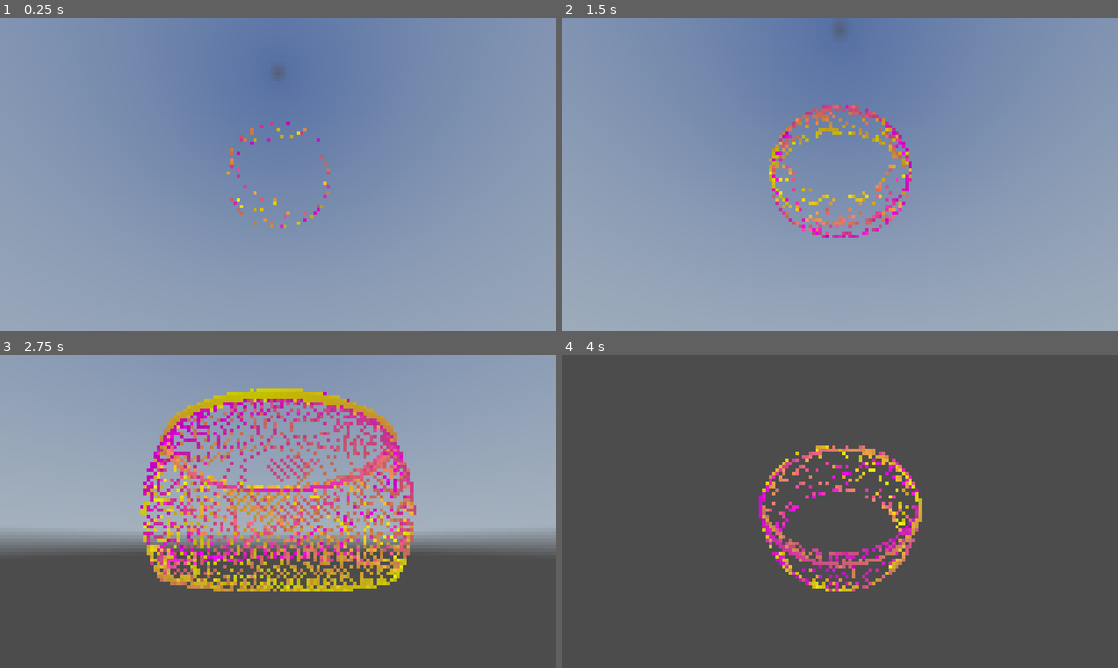
Above: before the commit, frames 1-4 (two rows, left to right).
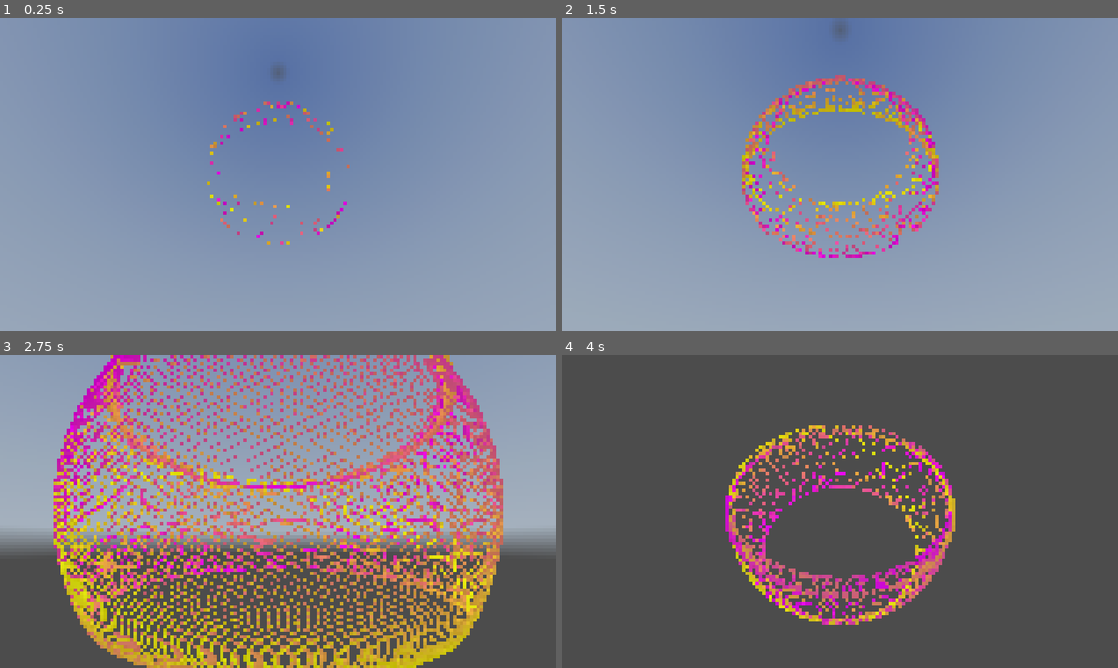
Above: after the commit, the same moments.

Repository: kasworld/gd4orbit_sphere3d
Game: Godot game, scene res://main.tscn
Two runs of this game, one before a commit and one after it. Both use one fixed random seed, a clock stepped at 60 frames per second and the inputs below. A sky picture missing from this copy of the repository is replaced by a grey-blue gradient.
Inputs (mouse positions are in pixels of both pictures, inside the frame that each line leads up to):
- Up to frame 1 (0.25 s): no input
- Up to frame 2 (1.5 s): tap Enter at 0.5 s; move the mouse to (962, 158) at 0.52 s; click (962, 158) at 0.67 s; move the mouse to (728, 190) at 1.27 s; click (728, 190) at 1.42 s
- Up to frame 3 (2.75 s): move the mouse to (333, 442) at 2.02 s; click (333, 442) at 2.17 s
- Up to frame 4 (4 s): move the mouse to (812, 574) at 2.77 s; click (812, 574) at 2.92 s; move the mouse to (1006, 558) at 3.52 s; click (1006, 558) at 3.67 s

The runs differ from the first frame. In frame 1, 1.0% of the frame differs, in the area x 37-63%, y 26-73%; in frame 2, 6.2%; in frame 3, 43%, in the area x 9-91%, y 0-100%; in frame 4, 9.7%.

Commit message:
update Bracelet

Diff:
--- a/bracelet.gd
+++ b/bracelet.gd
@@ -6,23 +6,18 @@
 var orbit_r := 100.0
 var co1 := Color.MAGENTA
 var co2 := Color.YELLOW
-var visible_count :int = 3
-var count_inc :int = 1
-var orbsph_list :Array = []
 
 func init(n :int, ob_r :float) -> void:
 	orbit_r = ob_r
 	for i in n:
 		var sp_r = orbit_r / 50
 		var axis = Vector3.UP.rotated(Vector3.RIGHT.rotated(Vector3.UP,2*PI/n*i), PI/6 )
-		var orsp = orbitsphere_scene.instantiate(
-			).궤도설정(ob_r, 1, axis, 2*PI/n*i
-			).구설정(sp_r, 0, Vector3.UP
-		)
+		var orsp = orbitsphere_scene.instantiate().구설정(sp_r, 0, Vector3.UP	)
 		orbsph_list.append(orsp)
 		add_child(orsp)
 
-func change_궤도(n :int, orbit_r :float) -> void:
+var orbsph_list :Array = []
+func change_궤도(n :int) -> void:
 	for o in orbsph_list:
 		o.hide()
 	for i in n:
@@ -39,6 +34,8 @@
 func _process(delta: float) -> void:
 	change_visible_count()
 
+var visible_count :int = 3
+var count_inc :int = 1
 func change_visible_count() -> void:
 	visible_count += count_inc
 	if visible_count > orbsph_list.size():
@@ -47,4 +44,4 @@
 	if visible_count < 3:
 		count_inc = 1
 		visible_count = 3
-	change_궤도(visible_count, orbit_r/2 *1.5)
+	change_궤도(visible_count)
